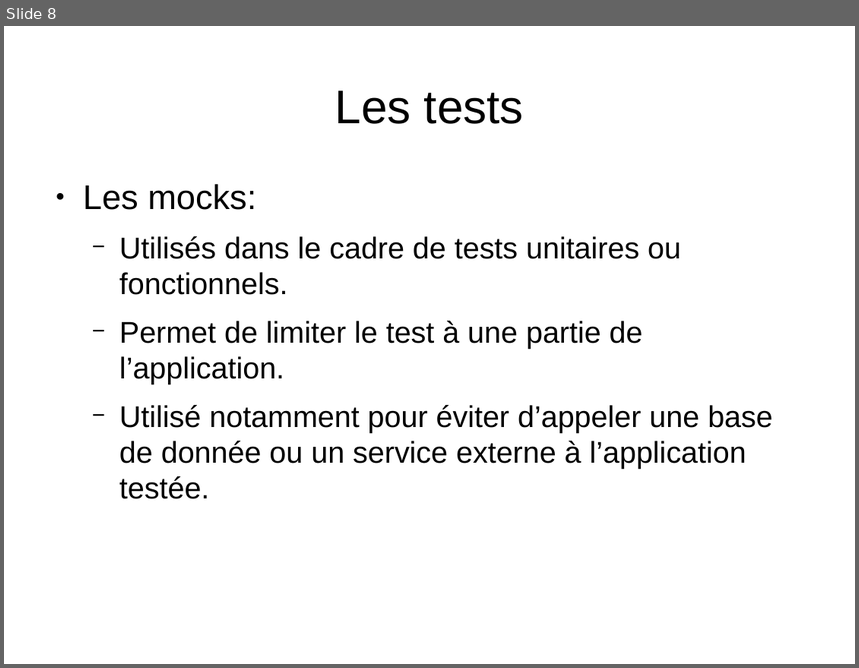
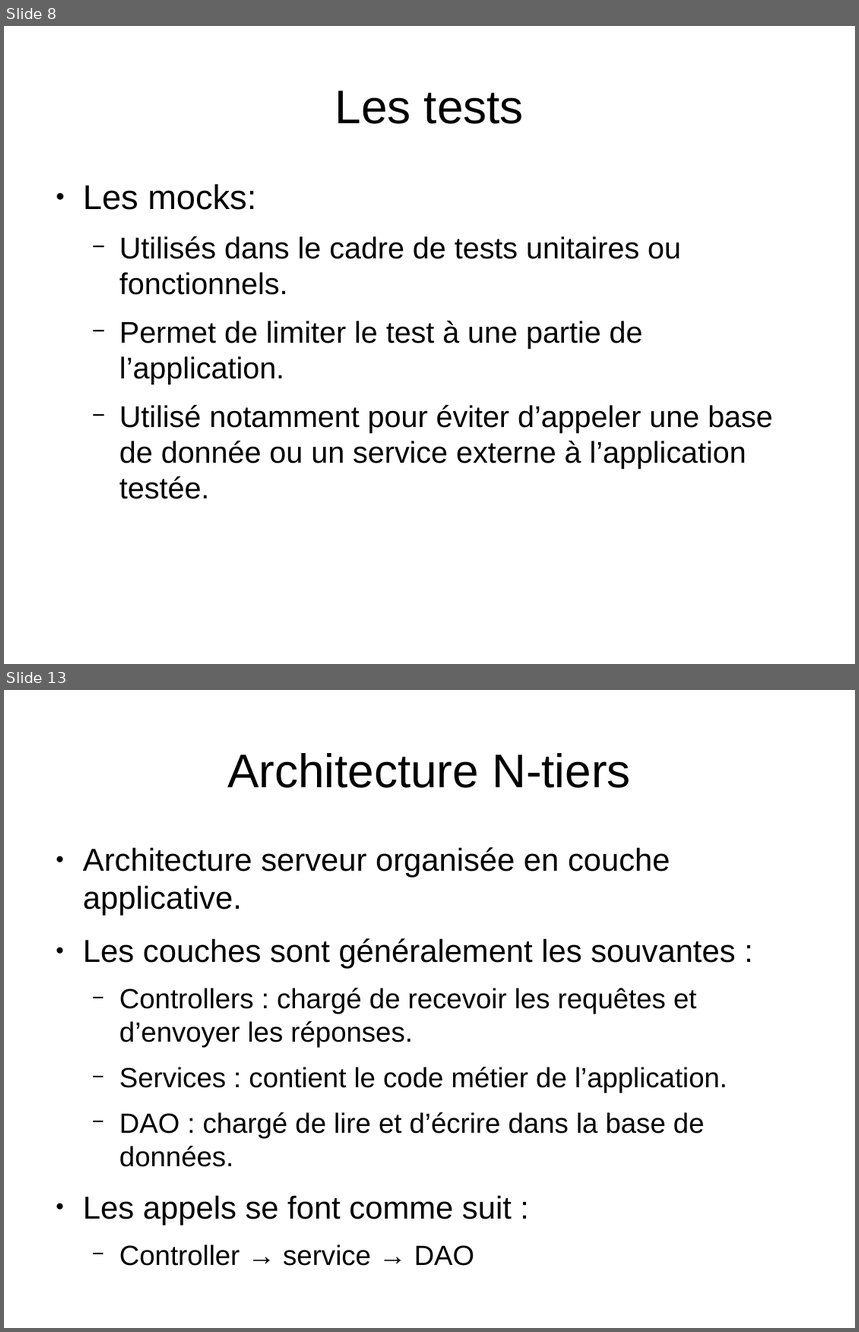
Before and after one commit to simvetanylen/formation_python, a slide deck: presentation/diapos.odp. Shown one above the other, each under a label of ours: slide 8 before the commit, slides 8 and 13 after it; the slides between them are not shown. The pictures are 859x668 and 859x1332 pixels, drawn with LibreOffice and Linux fonts; fonts in the diff are those of the drawing. Boxes give left, top, right and bottom in pixels: in the first picture for what was removed or moved away, otherwise in the second. Text is boxed around its words. In the diff, an @@ line names an element or a change of style, - is before the commit and + after.

```diff
--- a/presentation/diapos.odp
+++ b/presentation/diapos.odp
@@ slide 13 added at <box>4,690,855,1328</box>, background #FFFFFF @@
@@ title added at <box>227,753,631,788</box>, 44 pt, text #000000 @@
+Architecture N-tiers
@@ text added at <box>83,847,735,1225</box>, 25.9 pt, text #000000 @@
+● Architecture serveur organisée en couche applicative.
+● Les couches sont généralement les souvantes :
+  − Controllers : chargé de recevoir les requêtes et d’envoyer les réponses.
+  − Services : contient le code métier de l’application.
+  − DAO : chargé de lire et d’écrire dans la base de données.
+● Les appels se font comme suit :
+  − Controller → service → DAO
```
Also in this commit, not shown: 1 slide changed, 4 other slides added, 2 other files.
